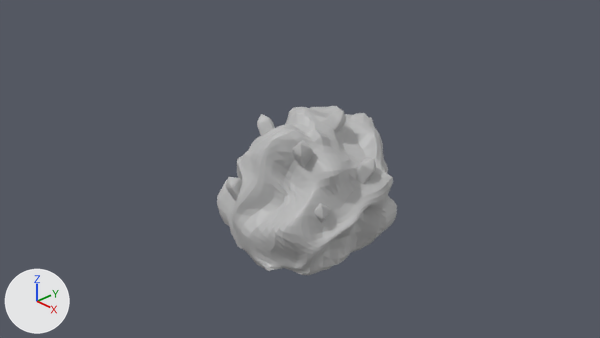
Renders of the Blender file MissionToPsycheIridium/Assets/Assets/collectables/nickel-ore-asset.blend from each side of a commit.
The view is the same before and after, from the file's camera 'Camera'. Every picture has the same lights, and +X, +Y and +Z are marked at lower left.
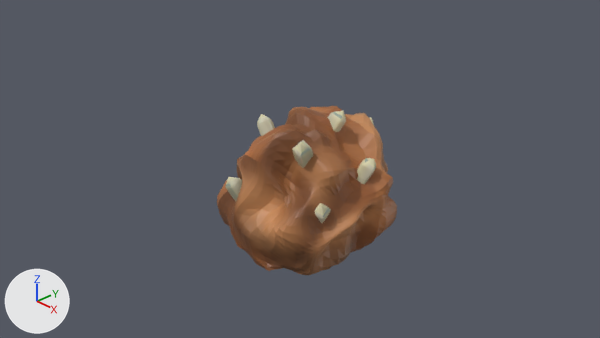
Changed parts and their boxes (x1, y1, x2, y2) in the pictures (600 x 338 px):
'Cube', surface changed (grey to brown)
    both: (217, 106, 397, 275)
'Cube.002', surface changed (grey to beige)
    both: (293, 140, 313, 168)
'Cube.008', surface changed (grey to beige)
    both: (327, 111, 346, 132)
'Cube.003', surface changed
    both: (315, 203, 330, 223)

What the commit changed:
Picture 'nickel-ore-rock-texture.png' (img_nickel_ore_rock_texture_png) is new.
In material 'Material' (mat_material), base_color is no longer (0.5, 0.5, 0.5), grey #bcbcbc.
In material 'Material' (mat_material), texture is now set to img_nickel_ore_rock_texture_png.
